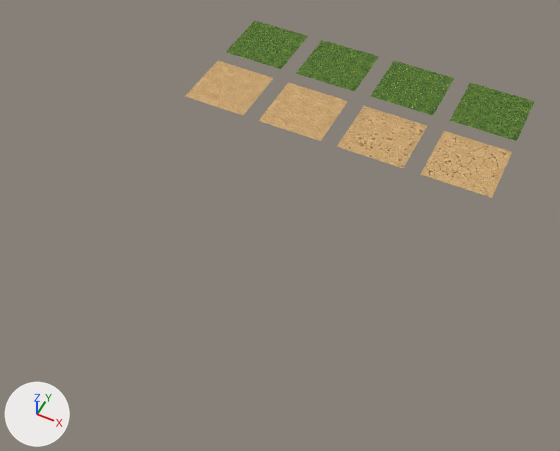
Renders of the Blender file Blender/Terrain/GroundTiles.blend from each side of a commit.
Camera for both pictures: a 50 mm lens placed at (3.06, -8.78, 7.45), pointed at (-0.01, -2.65, -0.22). Arrows for +X, +Y and +Z are at lower left; the lights stay in place. The picture after the commit comes second.

In view in the first picture: 'tile_desert_01', 'tile_desert_02', 'tile_desert_03', 'tile_desert_04', 'tile_grass_01', 'tile_grass_02', 'tile_grass_03', 'tile_grass_04'.
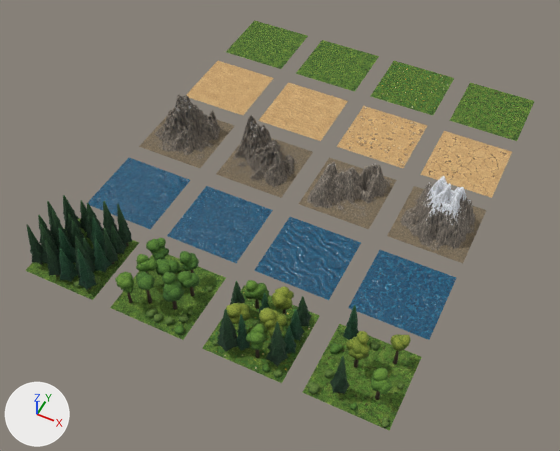
Changed parts and their boxes [x1, y1, x2, y2] in the pictures (560 x 451 px):
'tile_water_04', added (blue): after [348, 250, 456, 340]
'tile_forest_01', added (green): after [27, 195, 133, 290]
'forest_ground_04', added (green): after [302, 324, 422, 430]
'tile_water_03', added (blue): after [254, 217, 361, 300]
'tile_mountain_04', added: after [387, 176, 486, 263]
'tile_water_02', added (blue): after [167, 186, 273, 263]
'tile_forest_03', added (green): after [213, 280, 311, 377]
'tile_mountain_03', added: after [299, 157, 396, 229]
'tile_water_01', added (blue): after [88, 158, 190, 229]
'tile_mountain_02', added: after [216, 115, 313, 198]
'tile_mountain_01', added: after [139, 94, 235, 168]
'forest_ground_02', added (green): after [110, 254, 226, 340]
'tile_forest_02', added (green): after [115, 238, 212, 335]
'forest_ground_03', added (green): after [202, 285, 319, 383]
'tile_forest_04', added (green): after [307, 305, 411, 427]
'forest_ground_01', added: after [25, 218, 139, 300]

The change, as a list of edits to the scene's bpy script:
```text
Add mat_tile_water_04:
    mat_tile_water_04 = bpy.data.materials.new('tile_water_04')
    # uses the picture img_tile_water_04_albedo_png
    # uses the picture img_tile_water_04_normal_png
Add mat_tile_water_03:
    mat_tile_water_03 = bpy.data.materials.new('tile_water_03')
    # uses the picture img_tile_water_03_albedo_png
    # uses the picture img_tile_water_03_normal_png
Add mat_tile_water_02:
    mat_tile_water_02 = bpy.data.materials.new('tile_water_02')
    # uses the picture img_tile_water_02_albedo_png
    # uses the picture img_tile_water_02_normal_png
Add mat_tile_water_01:
    mat_tile_water_01 = bpy.data.materials.new('tile_water_01')
    # uses the picture img_tile_water_01_albedo_png
    # uses the picture img_tile_water_01_normal_png
Add mat_tile_mountain_02:
    mat_tile_mountain_02 = bpy.data.materials.new('tile_mountain_02')
    # uses the picture img_tile_mountain_02_albedo_png
    # uses the picture img_tile_mountain_02_normal_png
Add mat_tile_mountain_01:
    mat_tile_mountain_01 = bpy.data.materials.new('tile_mountain_01')
    # uses the picture img_tile_mountain_01_albedo_png
    # uses the picture img_tile_mountain_01_normal_png
Add ob_forest_ground_04:
    ob_forest_ground_04 = bpy.data.objects.new('forest_ground_04', me_tile_grass_04)
    ob_forest_ground_04.location = (1.88, -4.38, 0.0)
Add ob_forest_ground_03:
    ob_forest_ground_03 = bpy.data.objects.new('forest_ground_03', me_tile_grass_03)
    ob_forest_ground_03.location = (0.62, -4.38, 0.0)
Add ob_forest_ground_02:
    ob_forest_ground_02 = bpy.data.objects.new('forest_ground_02', me_tile_grass_02)
    ob_forest_ground_02.location = (-0.62, -4.38, 0.0)
Add ob_forest_ground_01:
    ob_forest_ground_01 = bpy.data.objects.new('forest_ground_01', me_tile_grass_01)
    ob_forest_ground_01.location = (-1.88, -4.38, 0.0)
Add ob_tile_forest_04:
    ob_tile_forest_04 = bpy.data.objects.new('tile_forest_04', me_tile_forest_04)  # 1553 vertices, 2710 faces; spans x -0.492..0.474, y -0.5..0.443, z 0.0..0.71; in mat_tile_forest_atlas (picture img_tile_forest_atlas_albedo_png)
    ob_tile_forest_04.location = (1.88, -4.38, 0.0)
Add ob_tile_forest_03:
    ob_tile_forest_03 = bpy.data.objects.new('tile_forest_03', me_tile_forest_03)  # 2768 vertices, 4318 faces; spans x -0.47..0.485, y -0.48..0.418, z 0.0..0.743; in mat_tile_forest_atlas (picture img_tile_forest_atlas_albedo_png)
    ob_tile_forest_03.location = (0.62, -4.38, 0.0)
Add ob_tile_forest_02:
    ob_tile_forest_02 = bpy.data.objects.new('tile_forest_02', me_tile_forest_02)  # 2448 vertices, 4528 faces; spans x -0.447..0.465, y -0.475..0.418, z 0.0..0.576; in mat_tile_forest_atlas (picture img_tile_forest_atlas_albedo_png)
    ob_tile_forest_02.location = (-0.62, -4.38, 0.0)
Add ob_tile_forest_01:
    ob_tile_forest_01 = bpy.data.objects.new('tile_forest_01', me_tile_forest_01)  # 2785 vertices, 3052 faces; spans x -0.492..0.489, y -0.491..0.484, z 0.0..0.775; in mat_tile_forest_atlas (picture img_tile_forest_atlas_albedo_png)
    ob_tile_forest_01.location = (-1.88, -4.38, 0.0)
Add ob_tile_water_04:
    ob_tile_water_04 = bpy.data.objects.new('tile_water_04', me_tile_water_04)  # 4 vertices, 1 face; spans x -0.5..0.5, y -0.5..0.5, z 0.0
    ob_tile_water_04.location = (1.88, -3.12, 0.0)
Add ob_tile_water_03:
    ob_tile_water_03 = bpy.data.objects.new('tile_water_03', me_tile_water_03)  # 4 vertices, 1 face; spans x -0.5..0.5, y -0.5..0.5, z 0.0
    ob_tile_water_03.location = (0.62, -3.12, 0.0)
Add ob_tile_water_02:
    ob_tile_water_02 = bpy.data.objects.new('tile_water_02', me_tile_water_02)  # 4 vertices, 1 face; spans x -0.5..0.5, y -0.5..0.5, z 0.0
    ob_tile_water_02.location = (-0.62, -3.12, 0.0)
Add ob_tile_water_01:
    ob_tile_water_01 = bpy.data.objects.new('tile_water_01', me_tile_water_01)  # 4 vertices, 1 face; spans x -0.5..0.5, y -0.5..0.5, z 0.0
    ob_tile_water_01.location = (-1.88, -3.12, 0.0)
Add ob_tile_mountain_04:
    ob_tile_mountain_04 = bpy.data.objects.new('tile_mountain_04', me_tile_mountain_04)  # 2401 vertices, 2304 faces; spans x -0.5..0.5, y -0.5..0.5, z 0.0..0.789; in mat_tile_mountain_04 (picture img_tile_mountain_04_albedo_png)
    ob_tile_mountain_04.location = (1.88, -1.88, 0.0)
Add ob_tile_mountain_03:
    ob_tile_mountain_03 = bpy.data.objects.new('tile_mountain_03', me_tile_mountain_03)  # 2401 vertices, 2304 faces; spans x -0.5..0.5, y -0.5..0.5, z 0.0..0.509; in mat_tile_mountain_03 (picture img_tile_mountain_03_albedo_png)
    ob_tile_mountain_03.location = (0.62, -1.88, 0.0)
Add ob_tile_mountain_02:
    ob_tile_mountain_02 = bpy.data.objects.new('tile_mountain_02', me_tile_mountain_02)  # 2401 vertices, 2304 faces; spans x -0.5..0.5, y -0.5..0.5, z 0.0..0.733
    ob_tile_mountain_02.location = (-0.62, -1.88, 0.0)
Add ob_tile_mountain_01:
    ob_tile_mountain_01 = bpy.data.objects.new('tile_mountain_01', me_tile_mountain_01)  # 2401 vertices, 2304 faces; spans x -0.5..0.5, y -0.5..0.5, z 0.0..0.759
    ob_tile_mountain_01.location = (-1.88, -1.88, 0.0)
```
